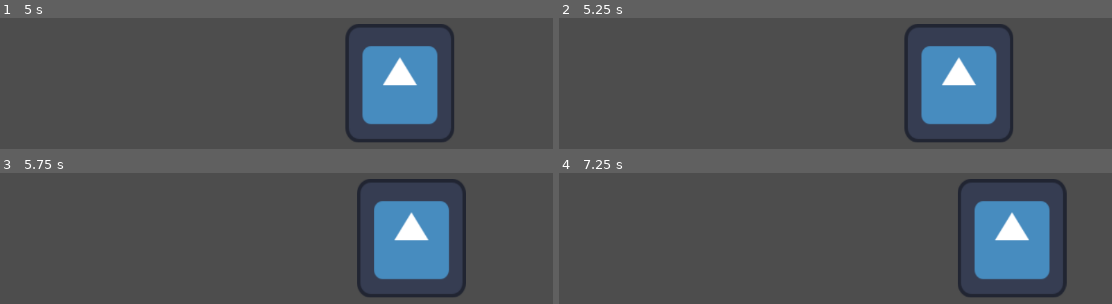
Above: before the commit, frames 1-4 (two rows, left to right).
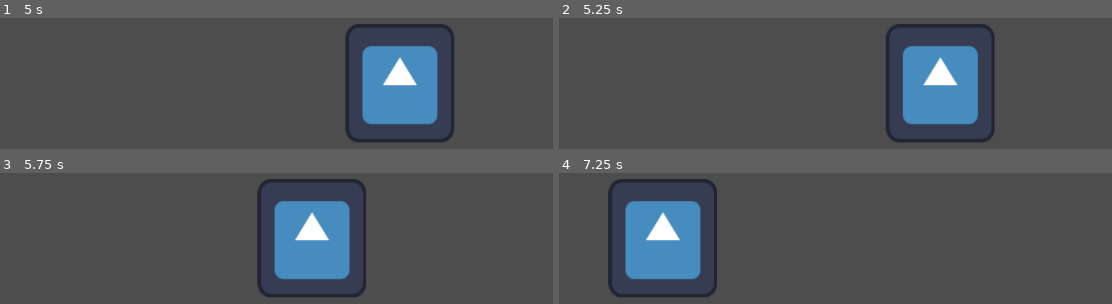
Above: after the commit, the same moments.

Repository: DBaldwin8/Game-Jam-91
Game: Godot game, scene res://scenes/npc/npc_body.tscn
Two runs of this game, one before a commit and one after it. Both use one fixed random seed, a clock stepped at 60 frames per second and the inputs below. The project has no main scene, so this scene is started directly. The engine's default icon, where the game draws it, is replaced by a stand-in: a white triangle on a blue panel in a dark square.
Inputs:
- Up to frame 1 (5 s): tap Enter at 2.75 s; tap Space at 3.5 s
- Up to frame 2 (5.25 s): no input
- Up to frame 3 (5.75 s): no input
- Up to frame 4 (7.25 s): no input

Frame 1 is identical in both runs. In frame 2, 7.2% of the frame differs, in the area x 59-83%, y 4-95%; in frame 3, 21%; in frame 4, 21%, in the area x 8-92%, y 4-95%.

Commit message:
compressed check for thief, movement, and timer. Heist target created, default 1, when 0 will call escape. Escape turns esacping true and decides a direction to esacpe, once true direction logic is skipped.

Diff:
--- a/scenes/npc/npc_body.gd
+++ b/scenes/npc/npc_body.gd
@@ -14,16 +14,10 @@
 			# DONE Game manager dictionary of STATE.
 			# DONE Adds to stolen count.
 			# DONE emit should be called from signal hub.
-			# TODO After stealing had to exit. RANOM left or right.
+			# DONE After stealing had to exit. RANOM left or right.
 			# TODO Needs to pass painting?
 	   #|- Only if in area chance to steal paintings.
 #	 TODO change int to float for chance_to_steal
-
-const NPC_TYPE = [
-	"visitor",
-	"guard",
-	"thief"
-]
 
 var movement = 0 # initially not moving
 var direction = "right" # For ease of readability.
@@ -35,29 +29,44 @@
 @export var chance_to_stand_still : float
 ## Chance from float to 1. Suggested 0.95.
 @export var chance_to_change_direction_upper : float
+## enter as thief, visitor or guard
+@export var npc_type : String
+
+var heist_target = 1
+var escaping = false
+
 
 func _process(delta: float) -> void: # delta = time between frames, keeps speed same.
-	var random_num = randf() # random number between 0 and 1 inclussive.
-	if random_num < chance_to_stand_still:
-		movement = 0
-	if random_num > chance_to_change_direction_upper: # top 5% chance of changing direction.
-		if direction == "right":
-			direction = "left"
-			movement = npc_speed * -1 # negative moves left
-		elif direction == "left":
-			direction = "right"
-			movement = npc_speed * 1 # Positive moves right
+	if !escaping :
+		var random_num = randf() # random number between 0 and 1 inclussive.
+		if random_num < chance_to_stand_still:
+			movement = 0
+		if random_num > chance_to_change_direction_upper: # top 5% chance of changing direction.
+			if direction == "right":
+				direction = "left"
+				movement = npc_speed * -1 # negative moves left
+			elif direction == "left":
+				direction = "right"
+				movement = npc_speed * 1 # Positive moves right
 	position.x += movement * delta # Updates the current x axis position of npc.
 
-	if self.movement == 0 :
-		if $Timer.is_stopped() :
-			print("timer stopped")
-			var random_steal_num = randi_range(0,100)
-			if random_steal_num < chance_of_steal:
+	if npc_type == "thief" && self.movement == 0 && $Timer.is_stopped() :
+		print("timer stopped")
+		var random_steal_num = randi_range(0,100)
+		if random_steal_num < chance_of_steal:
+			steal_painting()
+			heist_target -= 1
+			if heist_target <= 0:
+				escape()
+			else:
+				print("timer restarted")
 				$Timer.start()
-				print("timer restarted")
-				steal_painting()
 # NEEDS TO PASS PAINTING LATER ON.
+
+func escape():
+	escaping = true
+	var random_escape_direction = randf()
+	movement = npc_speed * +1 if random_escape_direction < 0.5 else npc_speed * -1
 
 func steal_painting():
 	SignalHub.emit_stolen_painting() # Call to emit signal.
--- a/scenes/npc/npc_body.tscn
+++ b/scenes/npc/npc_body.tscn
@@ -13,6 +13,7 @@
 chance_of_steal = 5
 chance_to_stand_still = 0.1
 chance_to_change_direction_upper = 0.95
+npc_type = "thief"
 
 [node name="Sprite2D" type="Sprite2D" parent="."]
 position = Vector2(536.5625, 310.6866)
